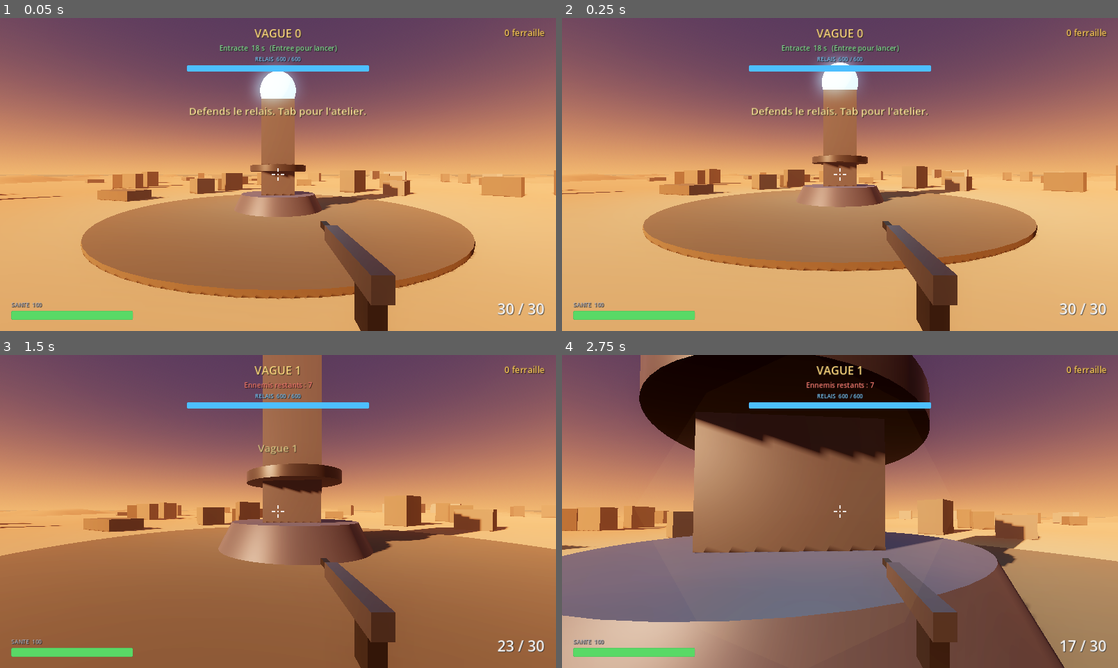
Above: before the commit, frames 1-4 (two rows, left to right).
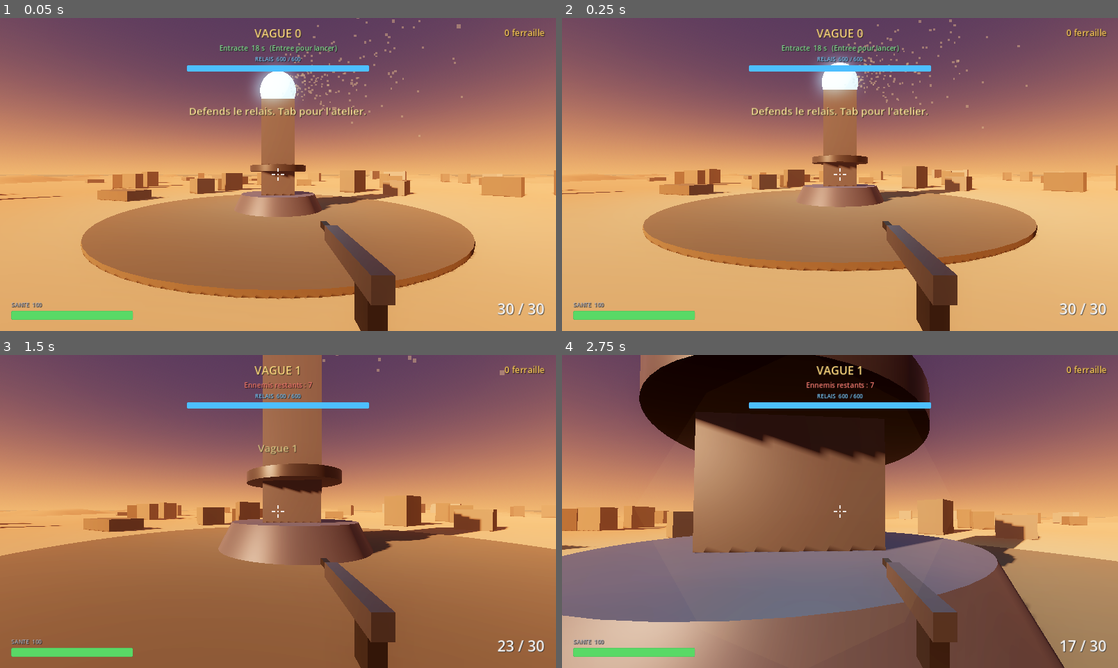
Above: after the commit, the same moments.

Repository: 100zb/tour-de-garde
Game: Godot game, scene res://scenes/main.tscn
Two runs of this game, one before a commit and one after it. Both use one fixed random seed, a clock stepped at 60 frames per second and the inputs below.
Inputs (mouse positions are in pixels of both pictures, inside the frame that each line leads up to):
- Up to frame 1 (0.05 s): no input
- Up to frame 2 (0.25 s): no input
- Up to frame 3 (1.5 s): tap Enter (restart) at 0.5 s; move the mouse to (305, 511) at 0.52 s; press the mouse at (305, 511) at 0.53 s; hold W (move_forward) from 0.53 s (still down); tap Space (jump) at 0.77 s; move the mouse to (250, 511) at 1.27 s; release the mouse at (250, 511) at 1.28 s; tap Shift (sprint) at 1.35 s
- Up to frame 4 (2.75 s): keep holding W (move_forward); tap Space (jump) at 1.52 s; move the mouse to (851, 505) at 2.02 s; press the mouse at (851, 505) at 2.03 s

The runs differ from the first frame. In frame 1, 0.3% of the frame differs, in the area x 51-84%, y 0-38%; in frame 2, 0.3%; in frame 3, less than 0.1%; in frame 4, nothing differs.

Commit message:
Phase 6 (2/4) - Poussiere en suspension
Ajoute un GPUParticles3D "Dust" couvrant toute la zone de jeu (jusqu'a
~110m du centre), entierement en donnees de scene (aucun code) :
- ParticleProcessMaterial : emission en boite (220x18x220), derive
  lente dans une direction de vent fixe (spread 25 deg), gravite quasi
  nulle pour un effet "poussiere en suspension" plutot que chute.
- Petits quads billboard (toujours face camera), materiau non-eclaire
  semi-transparent (alpha 0.35) couleur sable chaud, pour rester
  discret et ne pas gener la lisibilite du relais/des ennemis.
- amount=220, lifetime/preprocess=14s (deja "en regime" au demarrage,
  pas de fondu depuis zero) : cout GPU negligeable.

Verifie : capture d'ecran headless confirmant les particules visibles
et discretes pres du relais, plus un test scripte confirmant que le
noeud Dust existe et emet (emitting=true, amount=220).

Co-Authored-By: Claude Sonnet 5 <noreply@anthropic.com>
Claude-Session: https://claude.ai/code/session_01JfH1K84Rym112DTN6enNAS

Diff:
--- a/scenes/main.tscn
+++ b/scenes/main.tscn
@@ -73,6 +73,28 @@
 radius = 3.0
 height = 9.0
 
+[sub_resource type="ParticleProcessMaterial" id="DustProcess"]
+emission_shape = 1
+emission_box_extents = Vector3(110, 9, 110)
+direction = Vector3(0.8, 0, 0.6)
+spread = 25.0
+gravity = Vector3(0, -0.02, 0)
+initial_velocity_min = 0.4
+initial_velocity_max = 1.2
+damping_min = 0.05
+damping_max = 0.05
+scale_min = 0.6
+scale_max = 1.4
+
+[sub_resource type="QuadMesh" id="DustMesh"]
+size = Vector2(0.12, 0.12)
+
+[sub_resource type="StandardMaterial3D" id="DustMaterial"]
+transparency = 1
+shading_mode = 0
+billboard_mode = 1
+albedo_color = Color(0.85, 0.7, 0.48, 0.35)
+
 [node name="Main" type="Node3D"]
 script = ExtResource("1_main")
 
@@ -86,6 +108,17 @@
 shadow_enabled = true
 directional_shadow_max_distance = 120.0
 
+[node name="Dust" type="GPUParticles3D" parent="."]
+transform = Transform3D(1, 0, 0, 0, 1, 0, 0, 0, 1, 0, 9, 0)
+amount = 220
+lifetime = 14.0
+preprocess = 14.0
+randomness = 1.0
+visibility_aabb = AABB(-110, -11, -110, 220, 22, 220)
+draw_pass_1 = SubResource("DustMesh")
+material_override = SubResource("DustMaterial")
+process_material = SubResource("DustProcess")
+
 [node name="NavigationRegion3D" type="NavigationRegion3D" parent="."]
 
 [node name="Ground" type="StaticBody3D" parent="NavigationRegion3D"]
